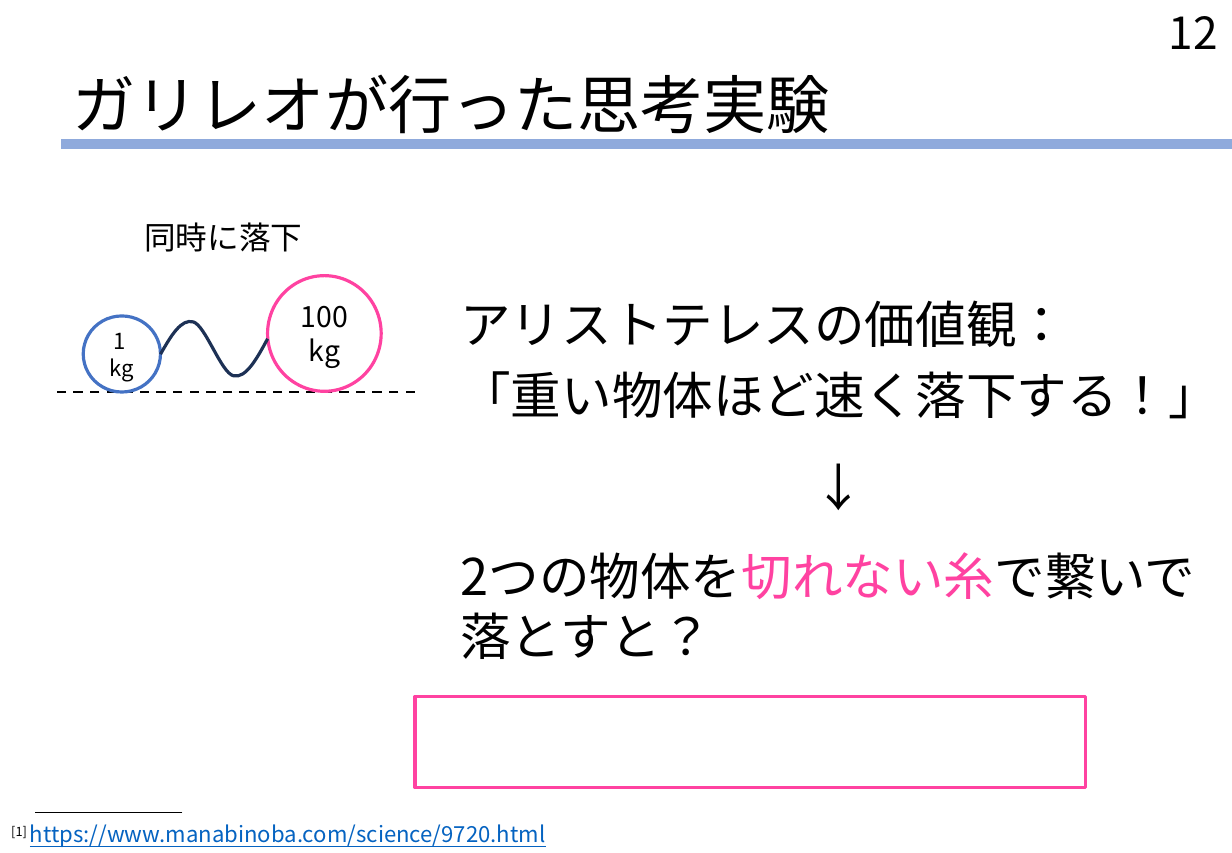
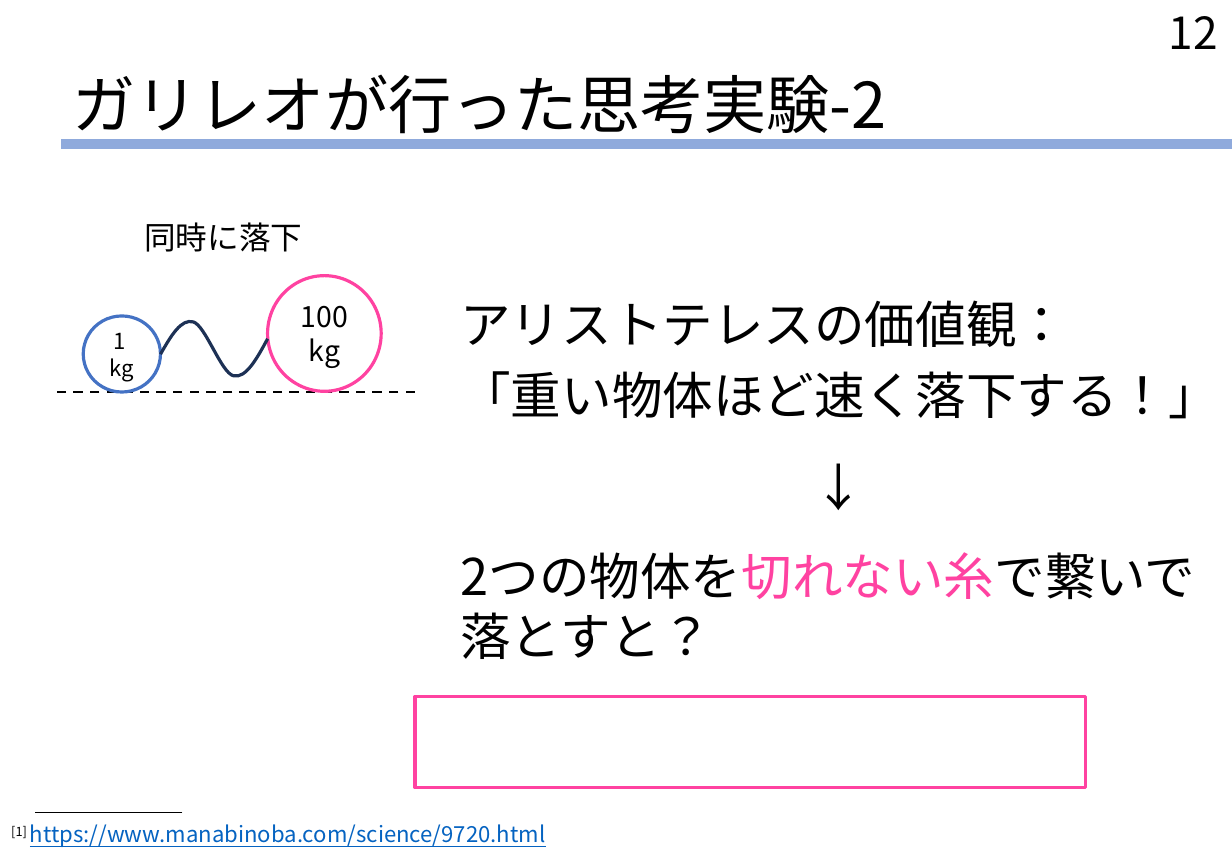
Before and after one commit to Y-teraya/Y-teraya.github.io, a slide deck: slide 12 of EM03/EM03_print.pptx. Drawn at 1232x853 pixels with LibreOffice and Linux fonts; fonts in the diff are those of the drawing. Boxes give left, top, right and bottom in pixels: in the first picture for what was removed or moved away, otherwise in the second. Text is boxed around its words. In the diff, an @@ line names an element or a change of style, - is before the commit and + after.

```diff
--- a/EM03/EM03_print.pptx
+++ b/EM03/EM03_print.pptx
@@ title at (x1=73, y1=75, x2=887, y2=143): text changed @@
-ガリレオが行った思考実験
+ガリレオが行った思考実験-2
```
Also in this commit, not shown: 1 other slide changed, 3 other files.
